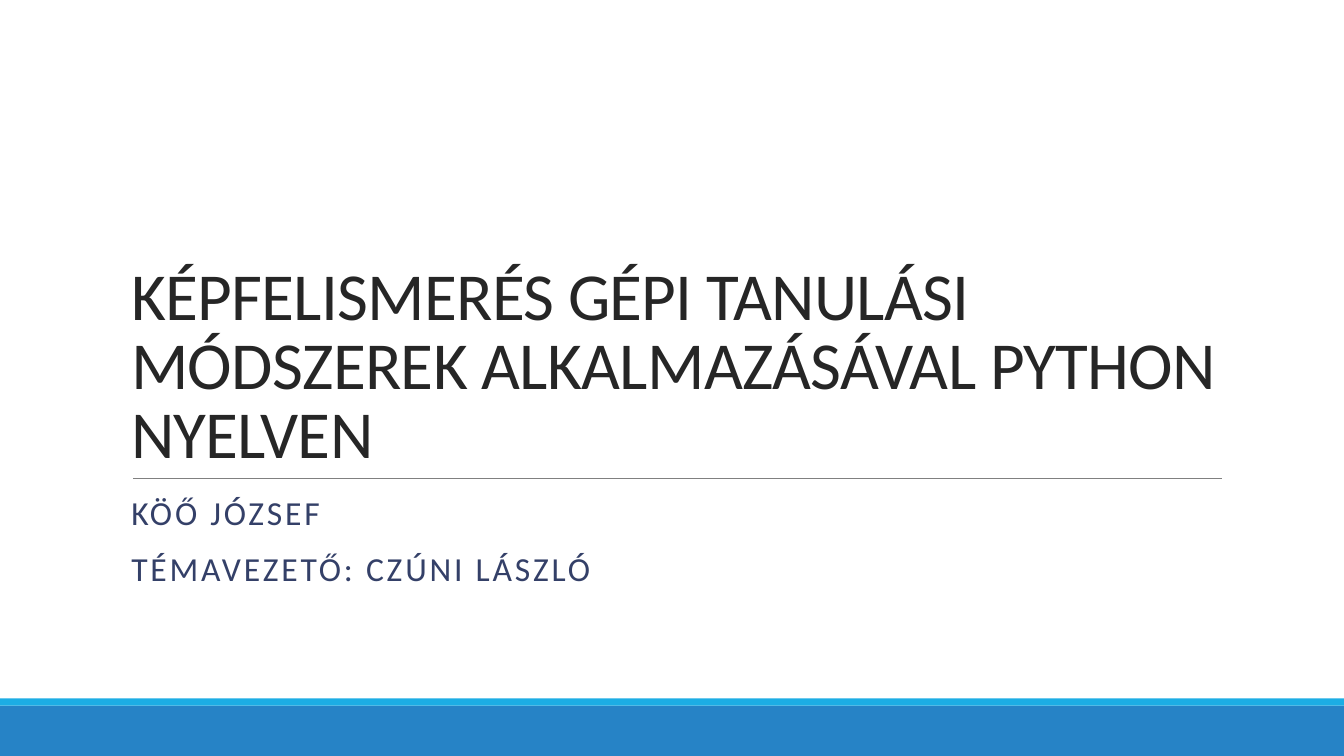
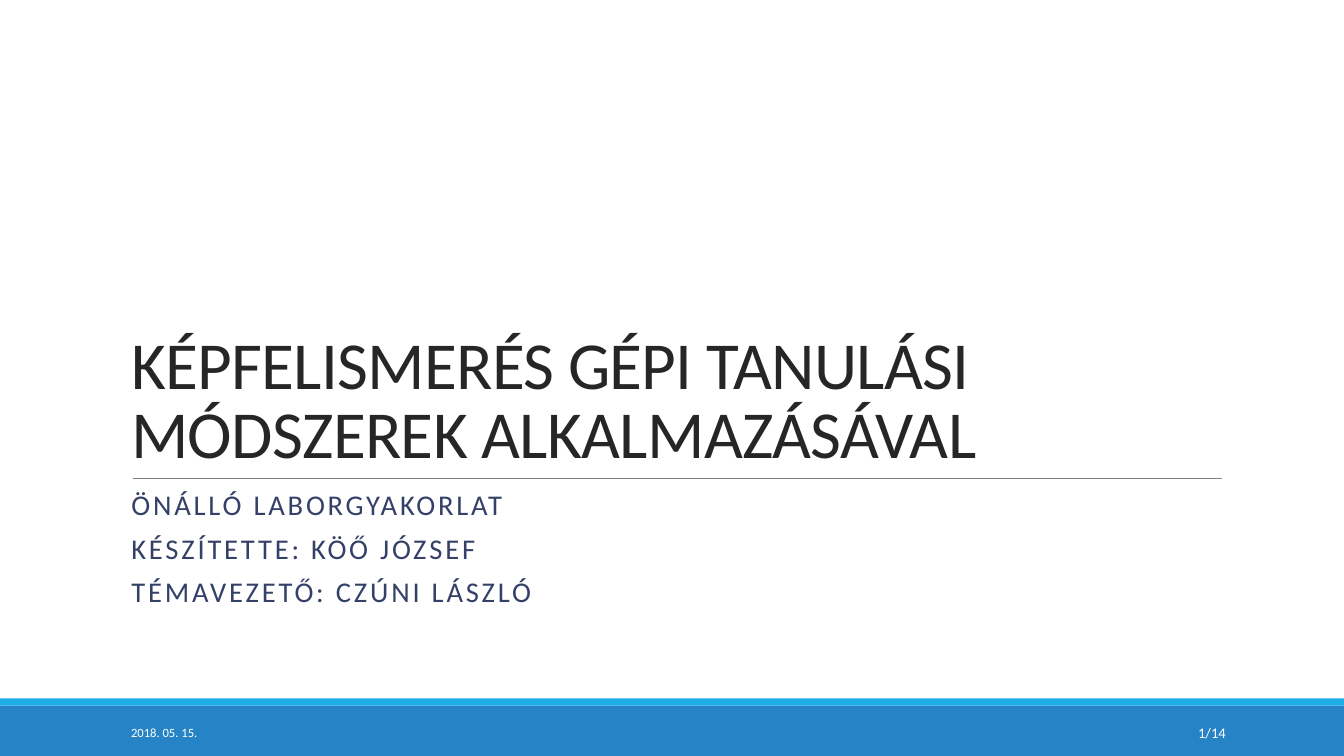
Before and after one commit to koojozsef/AI-project-for-university, a slide deck: slide 1 of doc/Presentation.pptx. Drawn at 1344x756 pixels with LibreOffice and Linux fonts; fonts in the diff are those of the drawing. Boxes give left, top, right and bottom in pixels: in the first picture for what was removed or moved away, otherwise in the second. Text is boxed around its words. In the diff, an @@ line names an element or a change of style, - is before the commit and + after.

```diff
--- a/doc/Presentation.pptx
+++ b/doc/Presentation.pptx
@@ title at [131, 334, 976, 459]: text changed @@
-KÉPFELISMERÉS GÉPI TANULÁSI MÓDSZEREK ALKALMAZÁSÁVAL PYTHON NYELVEN
+KÉPFELISMERÉS GÉPI TANULÁSI MÓDSZEREK ALKALMAZÁSÁVAL
@@ subtitle at [131, 491, 503, 559]: text changed; size 24 to 20.4 pt @@
-KÖŐ JÓZSEF
+ÖNÁLLÓ LABORGYAKORLAT
+KÉSZÍTETTE: KÖŐ JÓZSEF
@@ subtitle at [131, 578, 531, 602]: size 24 to 20.4 pt in "TÉMAVEZETŐ: CZÚNI LÁSZLÓ"; line spacing 0.9 to 0.7 @@
@@ text added at [131, 728, 197, 737], 9 pt, text #FFFFFF @@
+2018. 05. 15.
@@ page number added at [1198, 728, 1226, 739], 10.5 pt, text #FFFFFF @@
+1/14
```
Also in this commit, not shown: 7 other slides changed, 6 slides added, 2 slides removed, 2 other files.
